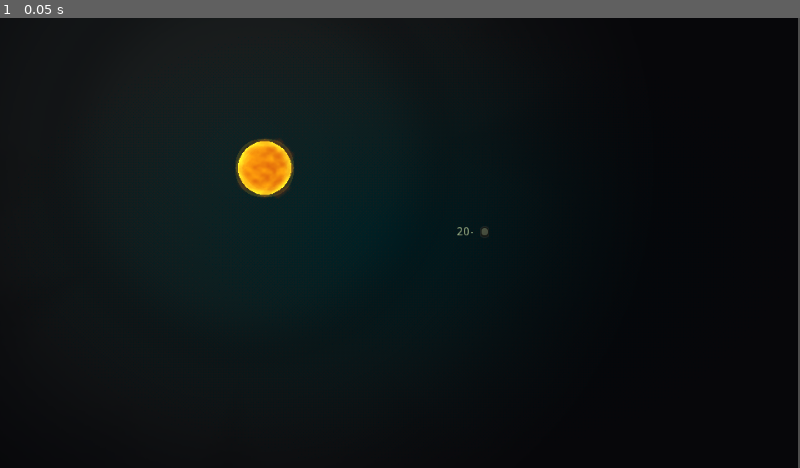
Above: before the commit, frame 1.
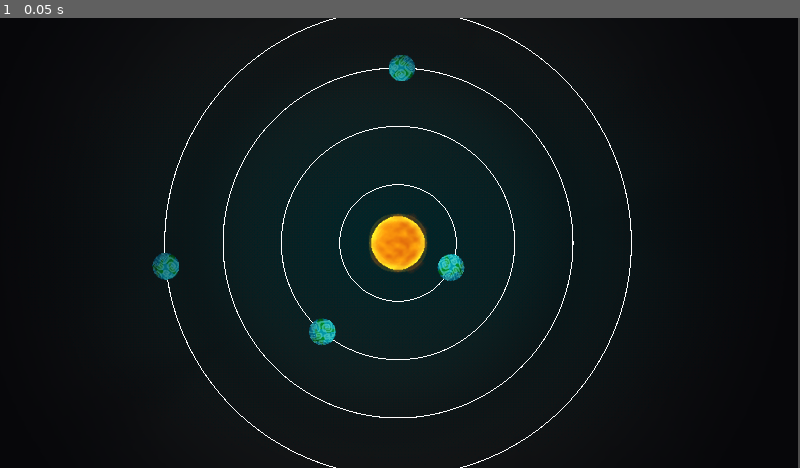
Above: after the commit, the same moment.

Repository: RyanHerb/-jubilant-octo-robot
Game: Godot game, scene res://System.tscn
The game is run twice, just before and just after one commit, with the same random seed, the same clock (stepped at 60 frames per second) and the same inputs. This scene is started directly instead of the project's main scene.
Inputs:
- Up to frame 1 (0.05 s): no input

The runs differ from the first frame. In frame 1, 3.1% of the frame differs, in the area x 19-79%, y 0-100%.
Error before the commit: Attempt to call function 'hide' in base 'null instance' on a null instance. (res://System.gd:14)

Commit message:
Revert "new jauge temperature"
This reverts commit c25cd5417db906c4bfda66229d8b9792dc88c3c0.

Diff:
--- a/System.tscn
+++ b/System.tscn
@@ -1,9 +1,14 @@
-[gd_scene load_steps=5 format=2]
+[gd_scene load_steps=7 format=2]
 
 [ext_resource path="res://System.gd" type="Script" id=1]
 [ext_resource path="res://assets/stars/orange.png" type="Texture" id=2]
 [ext_resource path="res://assets/light.png" type="Texture" id=3]
 [ext_resource path="res://assets/backgrounds/bg_star_system_empty.png" type="Texture" id=4]
+[ext_resource path="res://assets/Begok v15_2015___free.ttf" type="DynamicFontData" id=5]
+
+[sub_resource type="DynamicFont" id=1]
+size = 25
+font_data = ExtResource( 5 )
 
 [node name="System" type="Node2D"]
 position = Vector2( -2.38111, -7.62939e-06 )
@@ -30,11 +35,12 @@
 [node name="Sprite" type="Sprite" parent="Star/Light2D"]
 texture = ExtResource( 2 )
 
-[node name="Temperature" type="RichTextLabel" parent="."]
-margin_left = 550.0
-margin_top = 250.0
-margin_right = 590.0
-margin_bottom = 264.0
+[node name="ParamPlanete" type="RichTextLabel" parent="."]
+margin_left = 850.0
+margin_top = 350.0
+margin_right = 924.0
+margin_bottom = 385.0
+custom_fonts/mono_font = SubResource( 1 )
 text = "20-50"
 __meta__ = {
 "_edit_use_anchors_": false
Binary file removed: assets/icons_ui/temperature_jauge_slim.png
